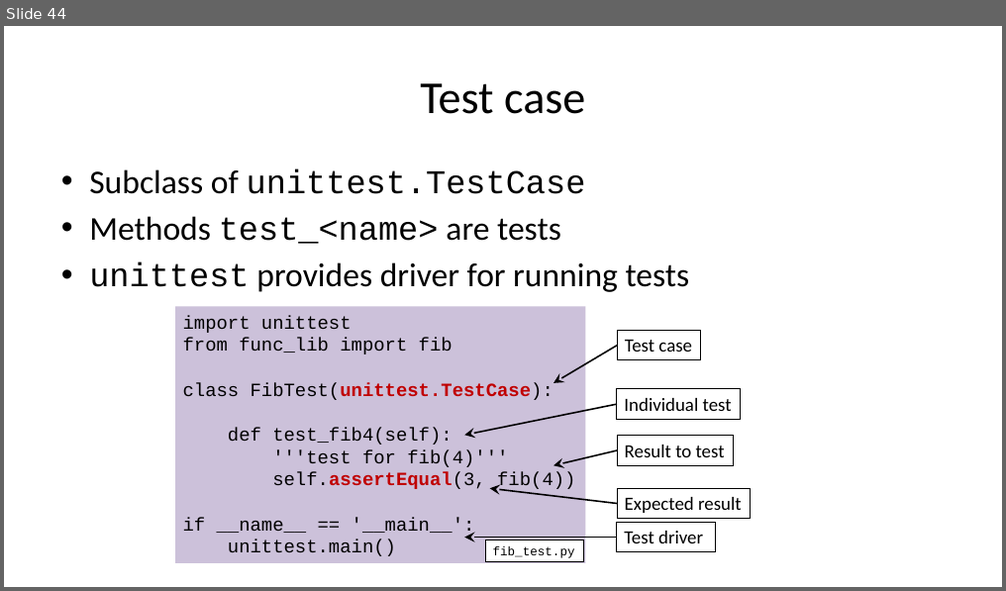
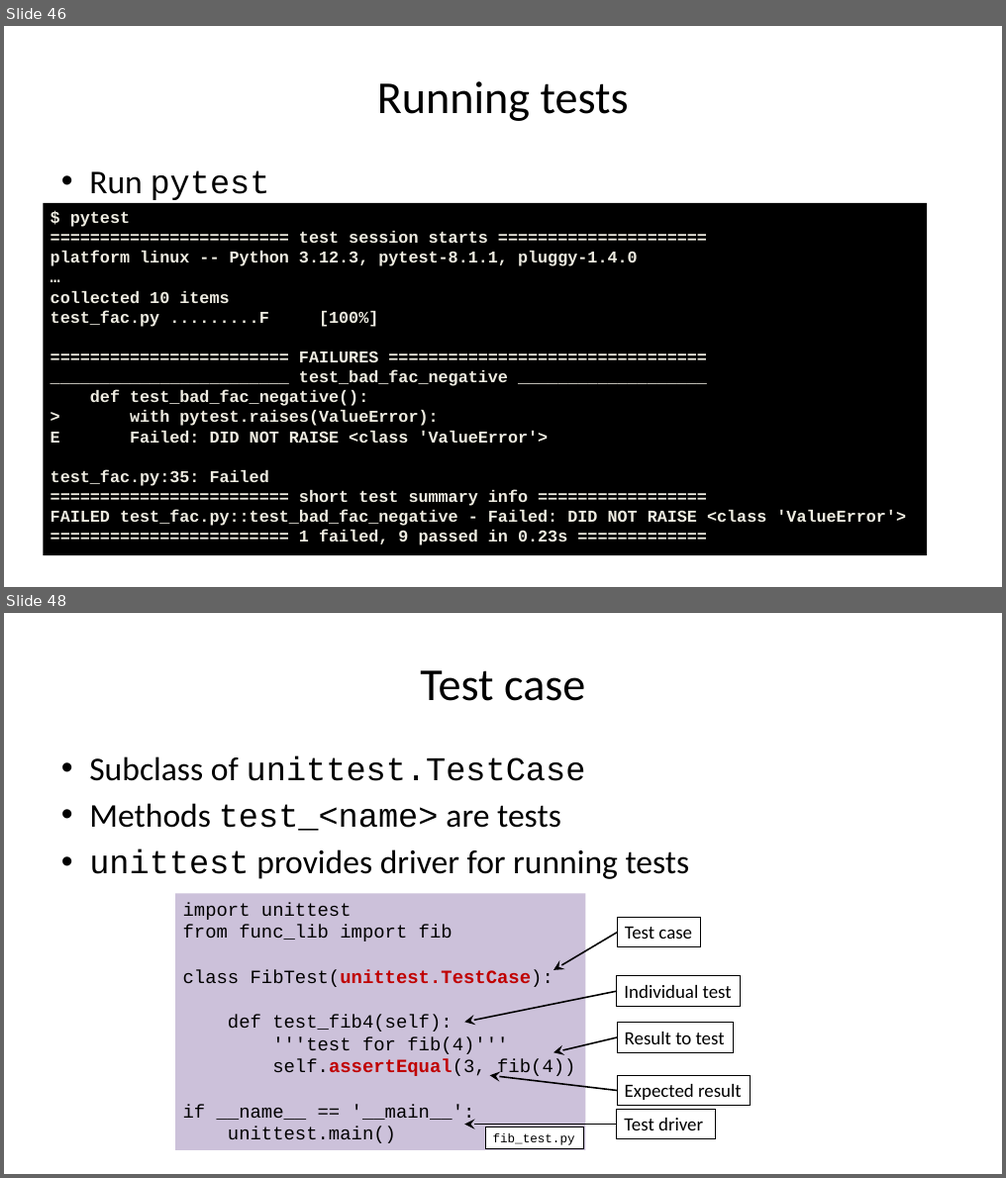
Before and after one commit to gjbex/Python-software-engineering, a slide deck: python_software_engineering.pptx. Shown one above the other, each under a label of ours: slide 44 before the commit, slides 46 and 48 after it; the slides between them are not shown. The pictures are 1006x591 and 1006x1178 pixels, drawn with LibreOffice and Linux fonts; fonts in the diff are those of the drawing. Boxes give left, top, right and bottom in pixels: in the first picture for what was removed or moved away, otherwise in the second. Text is boxed around its words. In the diff, an @@ line names an element or a change of style, - is before the commit and + after.

Commit message:
Add slides on pytest

```diff
--- a/python_software_engineering.pptx
+++ b/python_software_engineering.pptx
@@ slide 46 added at (4, 26, 1002, 587), background #FFFFFF @@
@@ title added at (377, 81, 629, 121), 44 pt, text #000000 @@
+Running tests
@@ text added at (89, 171, 270, 200), 32 pt, text #000000 @@
+• Run pytest
@@ rectangle added at (43, 203, 927, 556), fill #000000, 16 pt, text #EEECE1, bold @@
+$ pytest
+======================== test session starts =====================
+platform linux -- Python 3.12.3, pytest-8.1.1, pluggy-1.4.0
+…
+collected 10 items
+test_fac.py .........F [100%]
+======================== FAILURES ================================
+________________________ test_bad_fac_negative ___________________
+def test_bad_fac_negative():
+> with pytest.raises(ValueError):
+E Failed: DID NOT RAISE <class 'ValueError'>
+test_fac.py:35: Failed
+======================== short test summary info =================
+FAILED test_fac.py::test_bad_fac_negative - Failed: DID NOT RAISE <class 'ValueError'>
+======================== 1 failed, 9 passed in 0.23s =============
@@ what was slide 44 is now slide 48 @@
```
Also in this commit, not shown: 1 slide changed, 3 other slides added.
